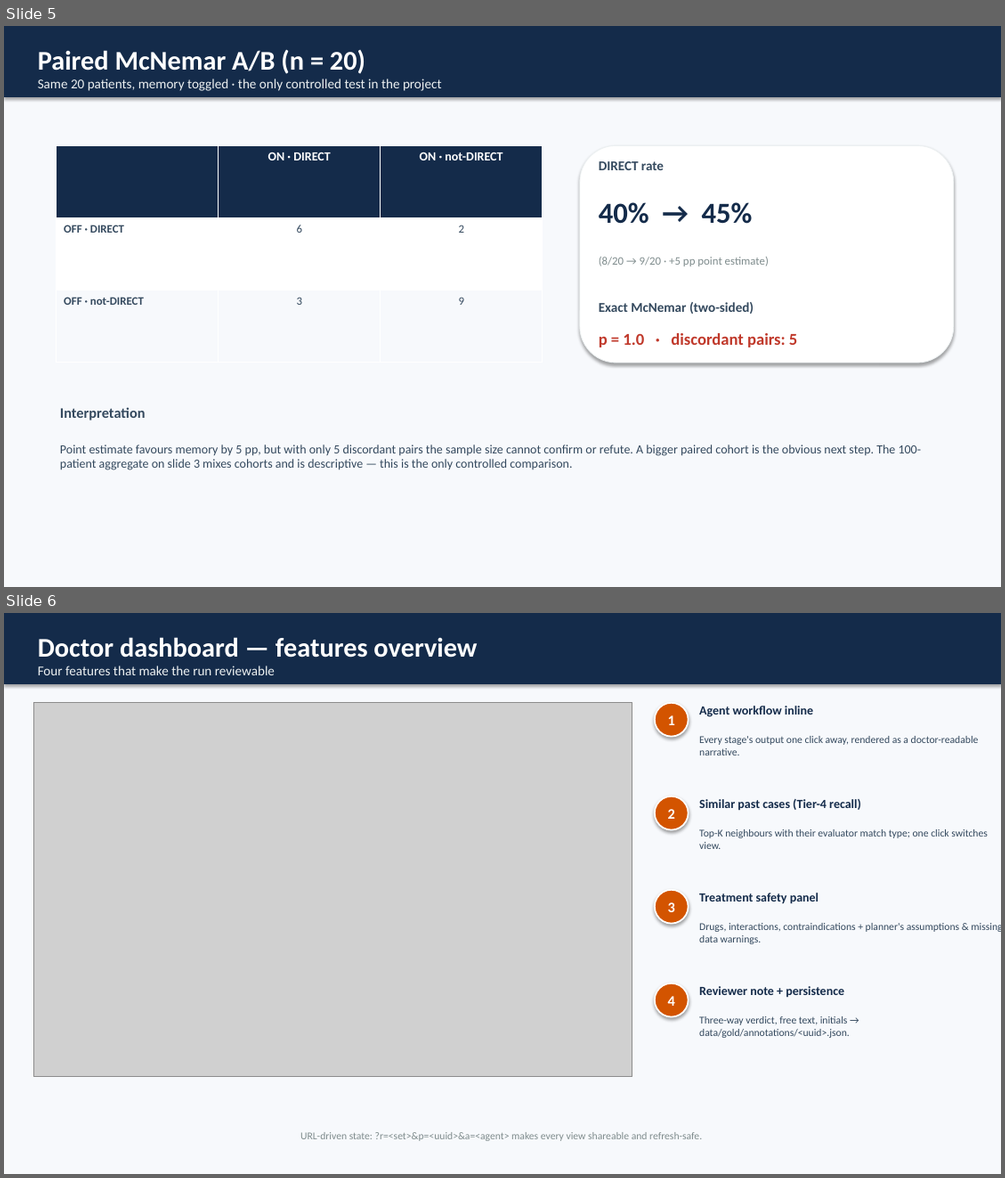
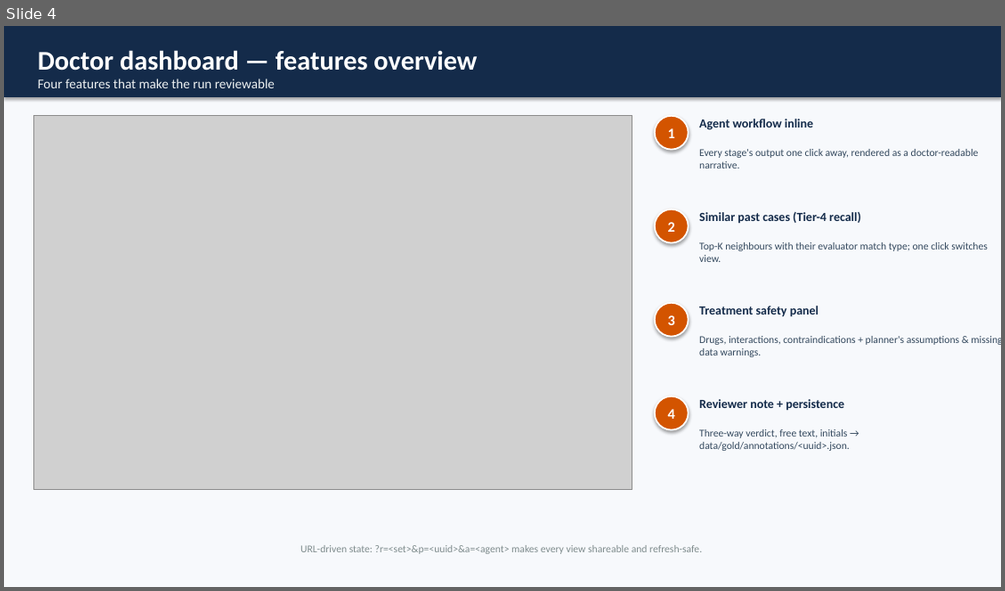
Before and after one commit to abdamin004/CMADS, a slide deck: docs/results_presentation/CMADS_Results_Presentation.pptx. Shown one above the other, each under a label of ours: slides 5 and 6 before the commit, slide 4 after it. The pictures are 1005x1178 and 1005x591 pixels, drawn with LibreOffice and Linux fonts; fonts in the diff are those of the drawing; grey boxes stand for pictures. Boxes give left, top, right and bottom in pixels: in the first picture for what was removed or moved away, otherwise in the second. Text is boxed around its words. In the diff, an @@ line names an element or a change of style, - is before the commit and + after.

```diff
--- a/docs/results_presentation/CMADS_Results_Presentation.pptx
+++ b/docs/results_presentation/CMADS_Results_Presentation.pptx
@@ slide 5 removed at <box>4,26,1001,587</box>, background #FFFFFF @@
@@ rectangle removed at <box>4,26,1001,587</box> @@
@@ rectangle removed at <box>4,26,1001,97</box> @@
@@ text removed at <box>38,49,442,91</box> @@
-Paired McNemar A/B (n = 20)
-Same 20 patients, memory toggled · the only controlled test in the project
@@ table removed at <box>57,145,543,362</box>, 3 rows, 3 columns @@
- | ON · DIRECT | ON · not-DIRECT
-OFF · DIRECT | 6 | 2
-OFF · not-DIRECT | 3 | 9
@@ rounded rectangle removed at <box>580,145,954,362</box> @@
@@ text removed at <box>599,161,663,170</box> @@
-DIRECT rate
@@ text removed at <box>599,202,752,224</box> @@
-40% → 45%
@@ text removed at <box>599,257,769,266</box> @@
-(8/20 → 9/20 · +5 pp point estimate)
@@ text removed at <box>599,302,753,313</box> @@
-Exact McNemar (two-sided)
@@ text removed at <box>599,333,797,347</box> @@
-p = 1.0 · discordant pairs: 5
@@ text removed at <box>60,407,146,420</box> @@
-Interpretation
@@ text removed at <box>60,444,922,470</box> @@
-Point estimate favours memory by 5 pp, but with only 5 discordant pairs the sample size cannot confirm or refute. A bigger paired cohort is the obvious next step. The 100-patient aggregate on slide 3 mixes cohorts and is descriptive — this is the only controlled comparison.
@@ what was slide 6 is now slide 4 @@
```
Also in this commit, not shown: 1 slide changed, 2 slides added, 4 other slides removed, 7 other files.
